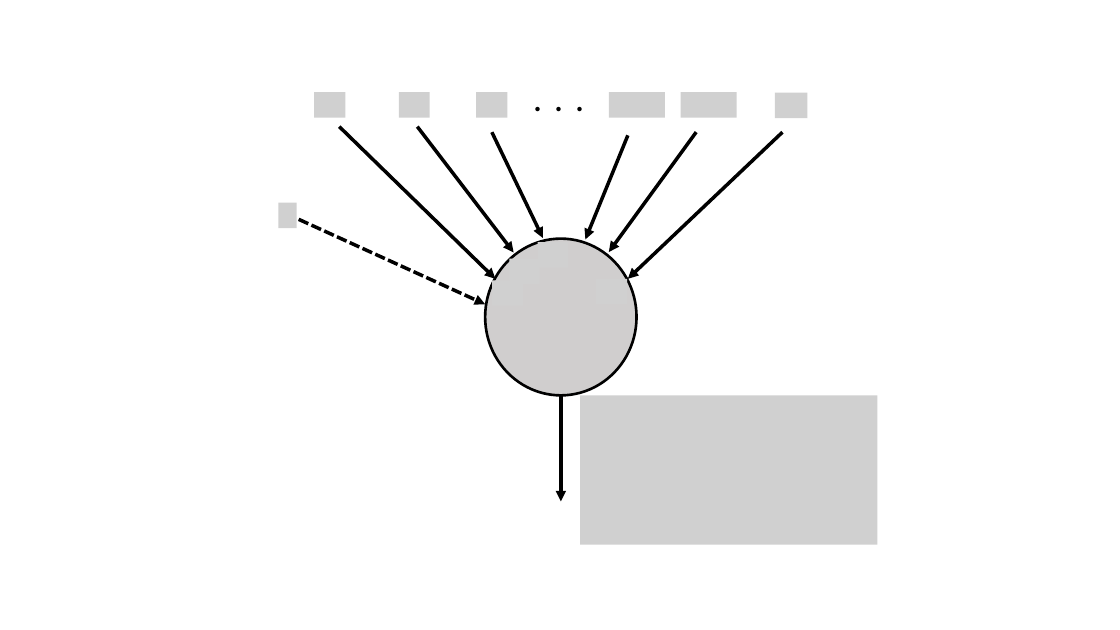
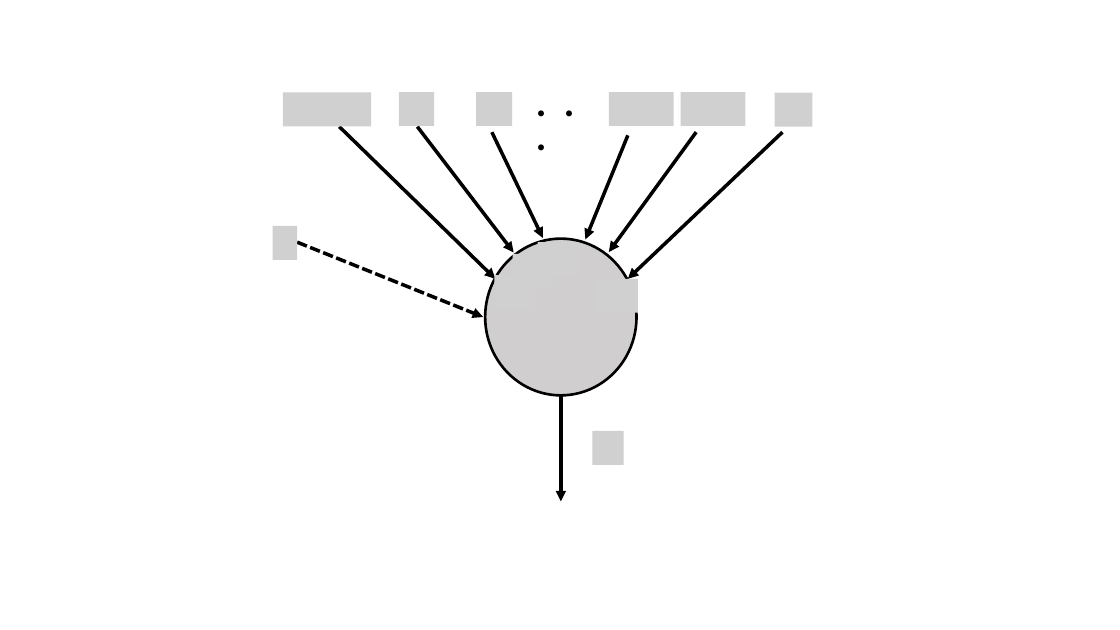
Before and after one commit to rurusasu/tex, a slide deck: slide 3 of 卒研発表tex用_イラスト.pptx (slide 1 before the commit). Drawn at 1120x630 pixels with LibreOffice and Linux fonts; fonts in the diff are those of the drawing; grey boxes stand for pictures. Boxes give left, top, right and bottom in pixels: in the first picture for what was removed or moved away, otherwise in the second. Text is boxed around its words. In the diff, an @@ line names an element or a change of style, - is before the commit and + after.

```diff
--- a/卒研発表tex用_イラスト.pptx
+++ b/卒研発表tex用_イラスト.pptx
@@ picture: place and size @@
-picture at [314, 92, 345, 118]
+picture at [283, 92, 371, 126]
@@ picture: place and size @@
-picture at [399, 92, 429, 118]
+picture at [399, 92, 434, 126]
@@ picture: place and size @@
-picture at [476, 92, 507, 118]
+picture at [476, 92, 513, 126]
@@ text "・・・" at [528, 110, 584, 151]: size 18 to 24 pt @@
@@ picture: place and size @@
-picture at [609, 92, 665, 118]
+picture at [609, 92, 674, 126]
@@ picture: place and size @@
-picture at [681, 92, 737, 118]
+picture at [681, 92, 745, 126]
@@ picture: place and size @@
-picture at [775, 92, 807, 118]
+picture at [775, 92, 812, 126]
@@ picture removed at [278, 202, 297, 228] @@
@@ picture added at [273, 226, 297, 260] @@
@@ arrow moved from (299, 219) - (486, 304) to (297, 242) - (483, 317) @@
@@ picture: place and size @@
-picture at [510, 259, 540, 284]
+picture at [513, 254, 553, 287]
@@ picture: place and size @@
-picture at [492, 281, 523, 306]
+picture at [495, 276, 536, 309]
@@ picture: place and size @@
-picture at [596, 279, 627, 304]
+picture at [596, 279, 638, 313]
@@ picture removed at [581, 396, 878, 545] @@
@@ picture added at [592, 431, 623, 465] @@
```
Also in this commit, not shown: 2 slides added, 11 other files.
